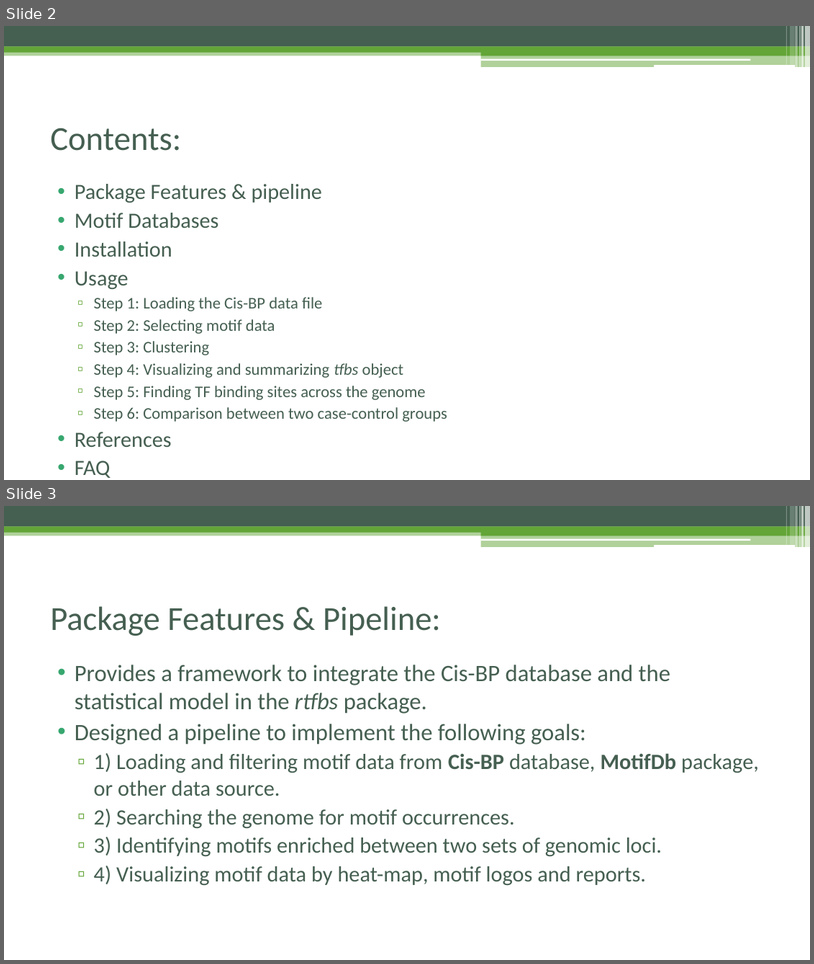
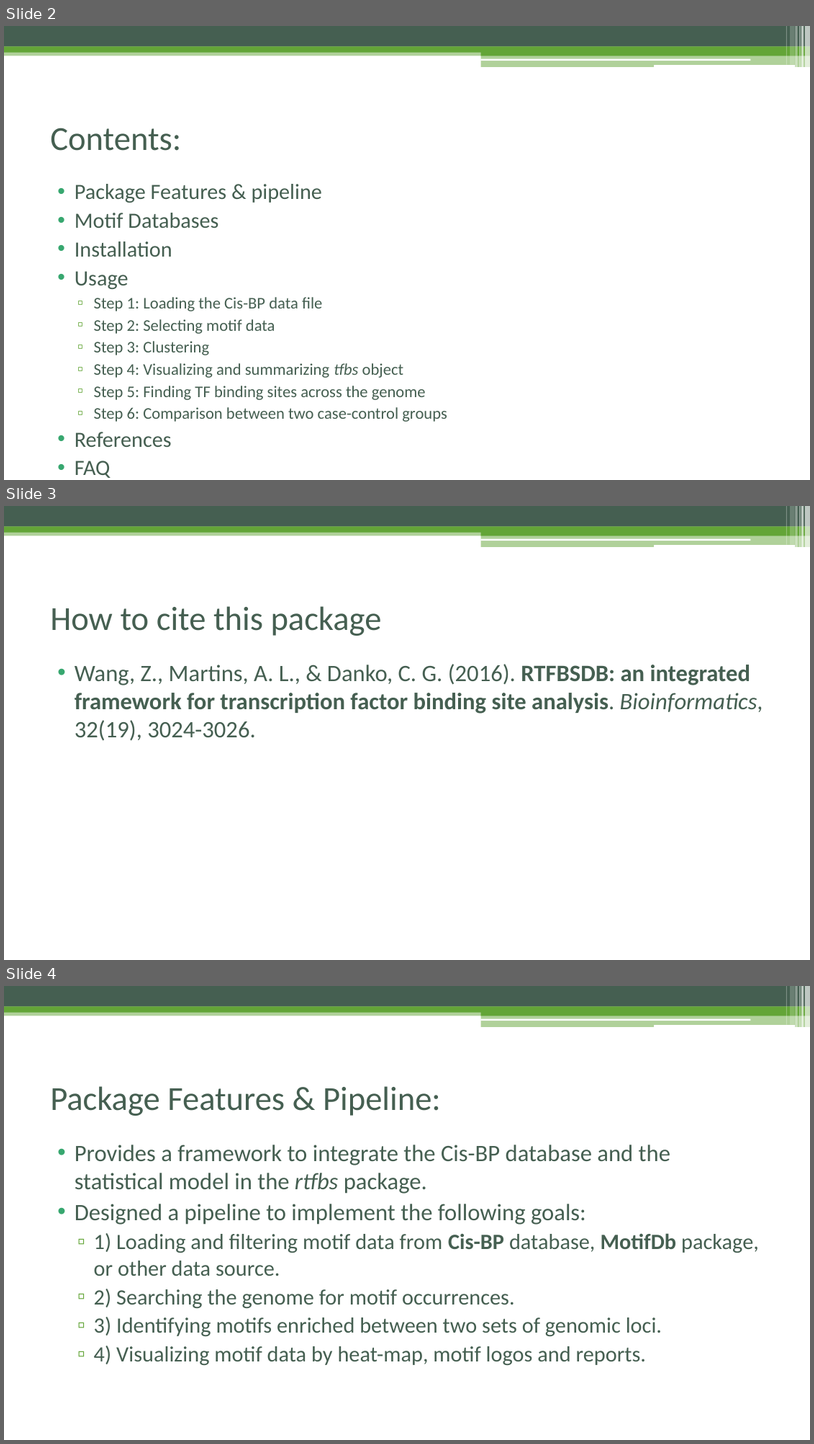
Before and after one commit to Danko-Lab/rtfbs_db, a slide deck: rtfbsdb-tutorial.pptx. Shown one above the other, each under a label of ours: slides 2 and 3 before the commit, slides 2, 3 and 4 after it. The pictures are 814x964 and 814x1444 pixels, drawn with LibreOffice and Linux fonts; fonts in the diff are those of the drawing. Boxes give left, top, right and bottom in pixels: in the first picture for what was removed or moved away, otherwise in the second. Text is boxed around its words. In the diff, an @@ line names an element or a change of style, - is before the commit and + after.

```diff
--- a/rtfbsdb-tutorial.pptx
+++ b/rtfbsdb-tutorial.pptx
@@ slide 3 added at <box>4,506,810,960</box>, background #FFFFFF; not listed: 13 template elements that a slide beside it also shows @@
@@ title added at <box>50,606,382,636</box>, 40 pt, text #455F51 @@
+How to cite this package
@@ text added at <box>75,664,764,741</box>, 28 pt, text #455F51 @@
+• Wang, Z., Martins, A. L., & Danko, C. G. (2016). RTFBSDB: an integrated framework for transcription factor binding site analysis. Bioinformatics, 32(19), 3024-3026.
@@ what was slide 3 is now slide 4 @@
```
Also in this commit, not shown: 1 other file.
